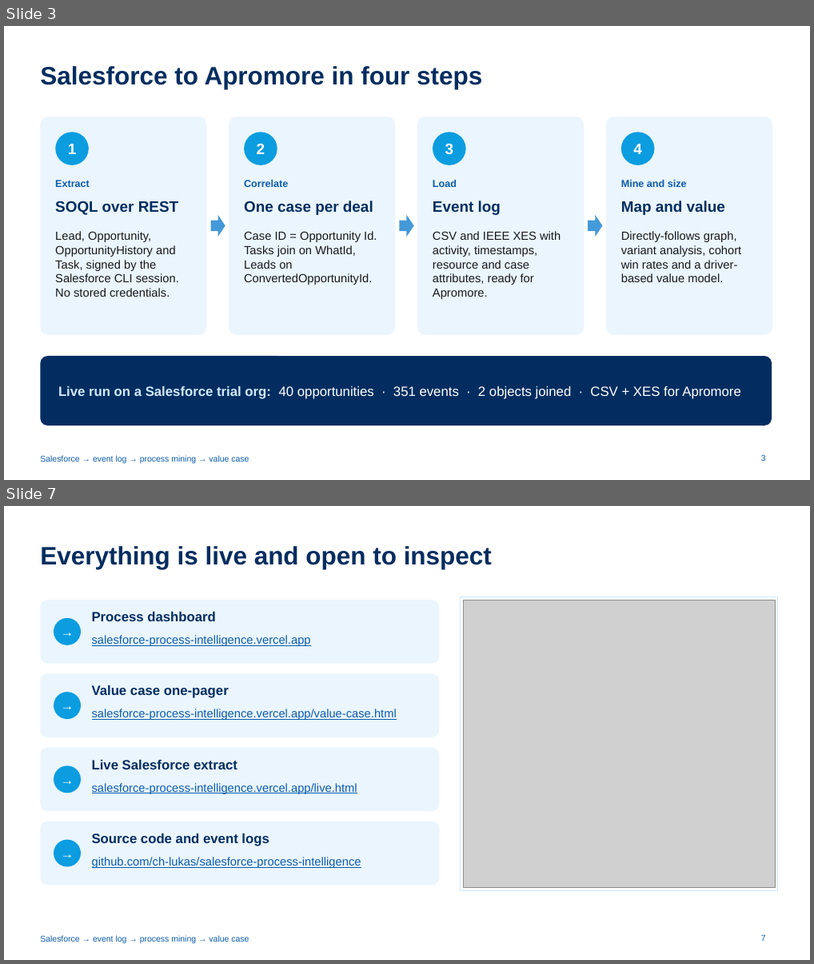
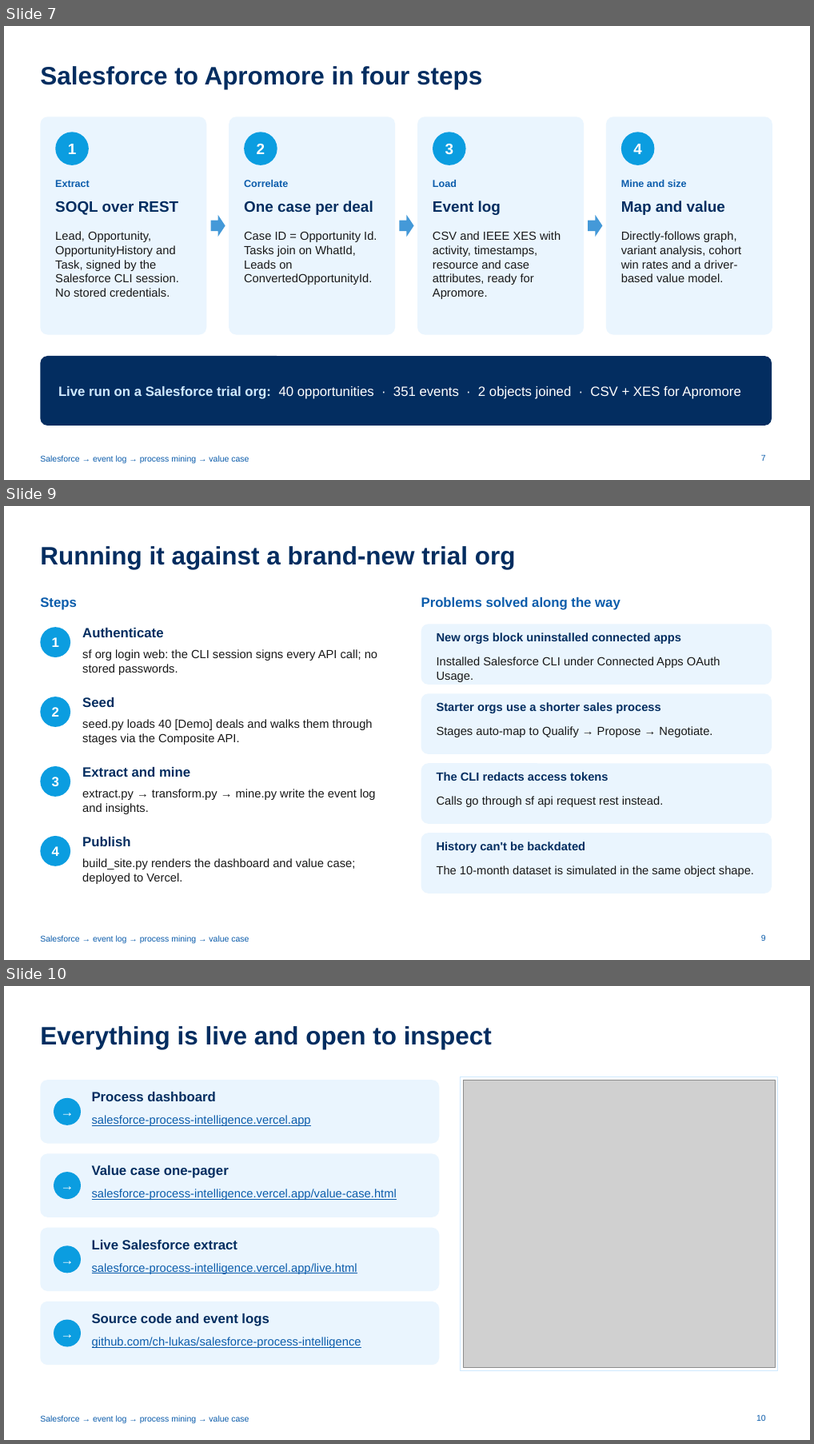
Before and after one commit to ch-lukas/salesforce-process-intelligence, a slide deck: deck/salesforce-process-intelligence.pptx. Shown one above the other, each under a label of ours: slides 3 and 7 before the commit, slides 7, 9 and 10 after it; the slides between them are not shown. The pictures are 814x964 and 814x1444 pixels, drawn with LibreOffice and Linux fonts; fonts in the diff are those of the drawing; grey boxes stand for pictures. Boxes give left, top, right and bottom in pixels: in the first picture for what was removed or moved away, otherwise in the second. Text is boxed around its words. In the diff, an @@ line names an element or a change of style, - is before the commit and + after.

```diff
--- a/deck/salesforce-process-intelligence.pptx
+++ b/deck/salesforce-process-intelligence.pptx
@@ slide 9 added at [4, 506, 810, 960], background #FFFFFF; not listed: 1 template element that a slide beside it also shows @@
@@ title added at [40, 546, 516, 569], 30 pt, text #032D60, bold @@
+Running it against a brand-new trial org
@@ text added at [40, 597, 77, 610], 16 pt, text #0B5CAB, bold @@
+Steps
@@ text added at [422, 597, 621, 610], 16 pt, text #0B5CAB, bold @@
+Problems solved along the way
@@ rounded rectangle added at [422, 624, 772, 684], fill #EAF5FE @@
@@ ellipse added at [40, 627, 70, 657], fill #0B9DE0 @@
@@ text added at [52, 637, 59, 647], 16 pt, text #FFFFFF, bold @@
+1
@@ text added at [82, 628, 163, 637], 16 pt, text #032D60, bold @@
+Authenticate
@@ text added at [82, 649, 378, 675], 14 pt, text #181818 @@
+sf org login web: the CLI session signs every API call; no stored passwords.
@@ text added at [437, 632, 682, 644], 14 pt, text #032D60, bold @@
+New orgs block uninstalled connected apps
@@ text added at [437, 656, 721, 682], 14 pt, text #181818 @@
+Installed Salesforce CLI under Connected Apps OAuth Usage.
@@ ellipse added at [40, 696, 70, 727], fill #0B9DE0 @@
@@ text added at [82, 697, 114, 707], 16 pt, text #032D60, bold @@
+Seed
@@ rounded rectangle added at [422, 693, 772, 754], fill #EAF5FE @@
@@ text added at [52, 707, 59, 716], 16 pt, text #FFFFFF, bold @@
+2
@@ text added at [82, 719, 373, 744], 14 pt, text #181818 @@
+seed.py loads 40 [Demo] deals and walks them through stages via the Composite API.
@@ text added at [437, 702, 661, 713], 14 pt, text #032D60, bold @@
+Starter orgs use a shorter sales process
@@ text added at [437, 726, 713, 737], 14 pt, text #181818 @@
+Stages auto-map to Qualify → Propose → Negotiate.
@@ ellipse added at [40, 766, 70, 796], fill #0B9DE0 @@
@@ text added at [82, 767, 190, 776], 16 pt, text #032D60, bold @@
+Extract and mine
@@ rounded rectangle added at [422, 763, 772, 824], fill #EAF5FE @@
@@ text added at [52, 776, 59, 786], 16 pt, text #FFFFFF, bold @@
+3
@@ text added at [82, 788, 376, 814], 14 pt, text #181818 @@
+extract.py → transform.py → mine.py write the event log and insights.
@@ text added at [437, 772, 608, 780], 14 pt, text #032D60, bold @@
+The CLI redacts access tokens
@@ text added at [437, 796, 664, 807], 14 pt, text #181818 @@
+Calls go through sf api request rest instead.
@@ ellipse added at [40, 836, 70, 866], fill #0B9DE0 @@
@@ text added at [82, 836, 130, 846], 16 pt, text #032D60, bold @@
+Publish
@@ rounded rectangle added at [422, 832, 772, 893], fill #EAF5FE @@
@@ text added at [437, 841, 586, 852], 14 pt, text #032D60, bold @@
+History can't be backdated
@@ text added at [52, 846, 59, 856], 16 pt, text #FFFFFF, bold @@
+4
@@ text added at [82, 858, 355, 884], 14 pt, text #181818 @@
+build_site.py renders the dashboard and value case; deployed to Vercel.
@@ text added at [437, 865, 754, 876], 14 pt, text #181818 @@
+The 10-month dataset is simulated in the same object shape.
@@ page number added at [762, 934, 766, 940], 10 pt, text #0B5CAB @@
+9
@@ what was slide 3 is now slide 7 @@
@@ page number at [762, 454, 766, 460]: text changed @@
-3
+7
@@ what was slide 7 is now slide 10 @@
@@ page number at [757, 1414, 766, 1420]: text changed @@
-7
+10
```
Also in this commit, not shown: 1 slide changed, 2 other slides added, 2 other files.
